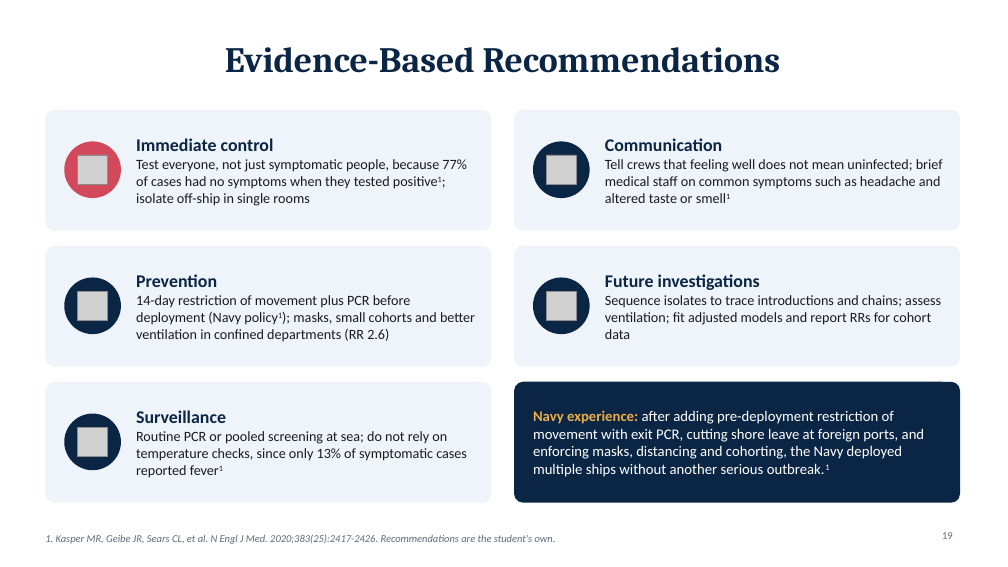
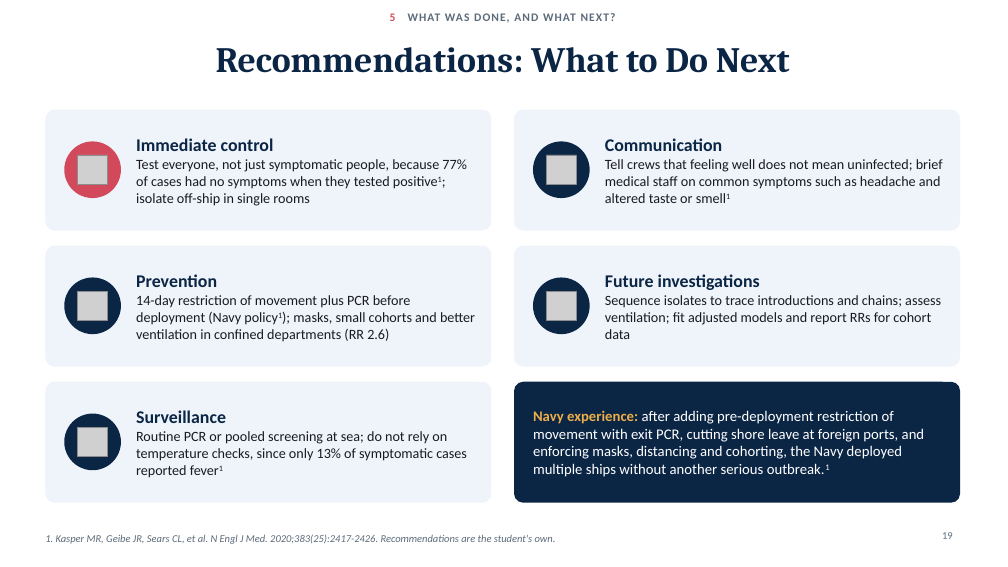
Before and after one commit to adebowa96/Research, a slide deck: slide 19 of Outbreak_of_the_Day/Covid19_Aircraft_Carrier_Outbreak.pptx. Drawn at 1008x567 pixels with LibreOffice and Linux fonts; fonts in the diff are those of the drawing; grey boxes stand for pictures. Boxes give left, top, right and bottom in pixels: in the first picture for what was removed or moved away, otherwise in the second. Text is boxed around its words. In the diff, an @@ line names an element or a change of style, - is before the commit and + after.

```diff
--- a/Outbreak_of_the_Day/Covid19_Aircraft_Carrier_Outbreak.pptx
+++ b/Outbreak_of_the_Day/Covid19_Aircraft_Carrier_Outbreak.pptx
@@ text added at (390,13,616,23), 11 pt, text #5C6B7A, bold @@
+5 WHAT WAS DONE, AND WHAT NEXT?
@@ title at (216,47,790,73): text changed @@
-Evidence-Based Recommendations
+Recommendations: What to Do Next
```
Also in this commit, not shown: 18 other slides changed.
